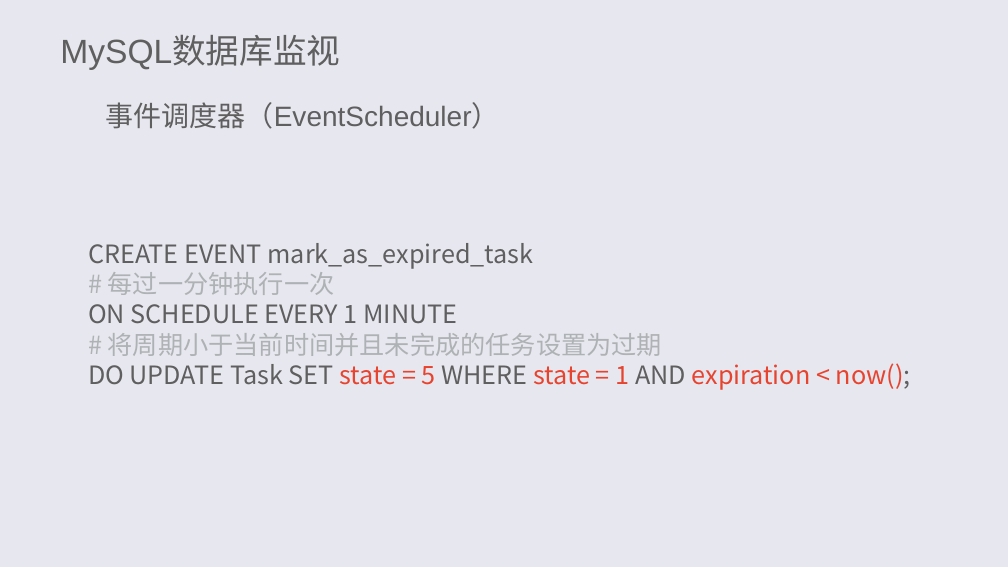
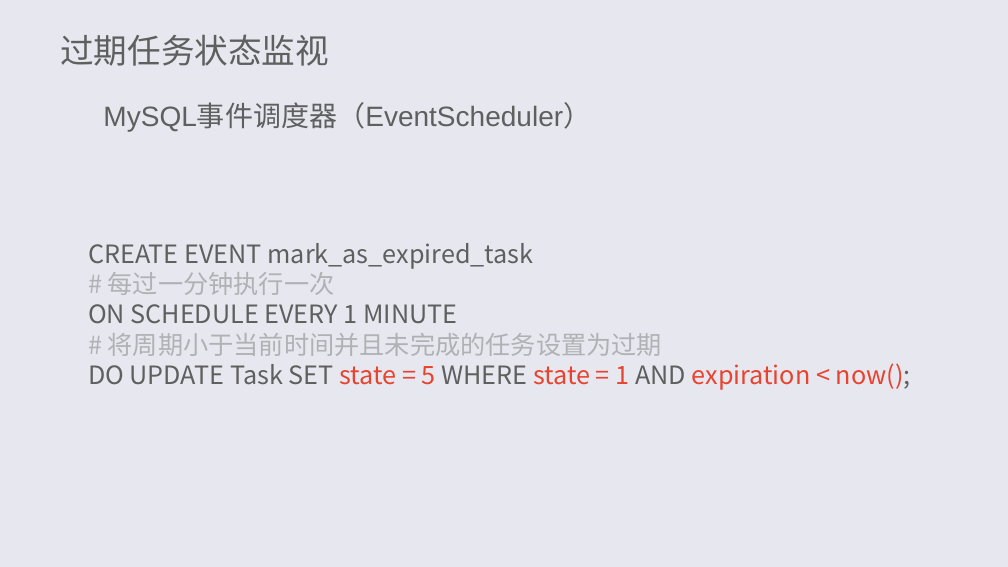
Before and after one commit to bytrix/report, a slide deck: slide 26 of 答辩.ppt (slide 28 before the commit). Drawn at 1008x567 pixels with LibreOffice and Linux fonts; fonts in the diff are those of the drawing. Boxes give left, top, right and bottom in pixels: in the first picture for what was removed or moved away, otherwise in the second. Text is boxed around its words. In the diff, an @@ line names an element or a change of style, - is before the commit and + after.

```diff
--- a/答辩.ppt
+++ b/答辩.ppt
@@ title at [60, 34, 329, 66]: text changed @@
-MySQL数据库监视
+过期任务状态监视
@@ text at [103, 104, 591, 131]: text changed @@
-事件调度器（EventScheduler）
+MySQL事件调度器（EventScheduler）
```
Also in this commit, not shown: 1 other slide changed, 2 slides added, 5 slides removed, 1 other file.
